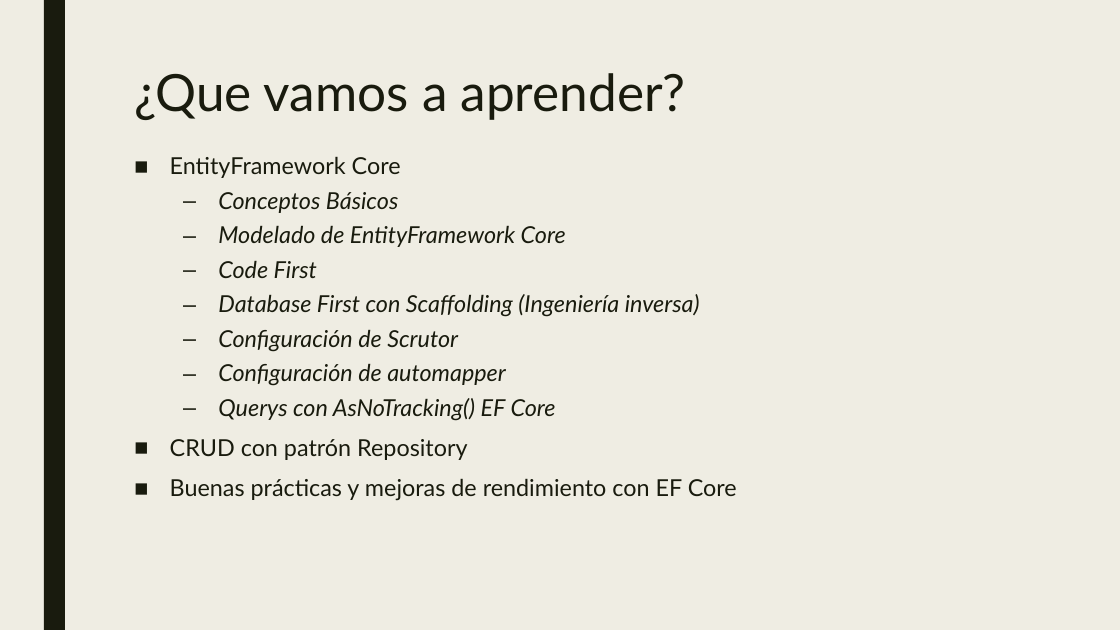
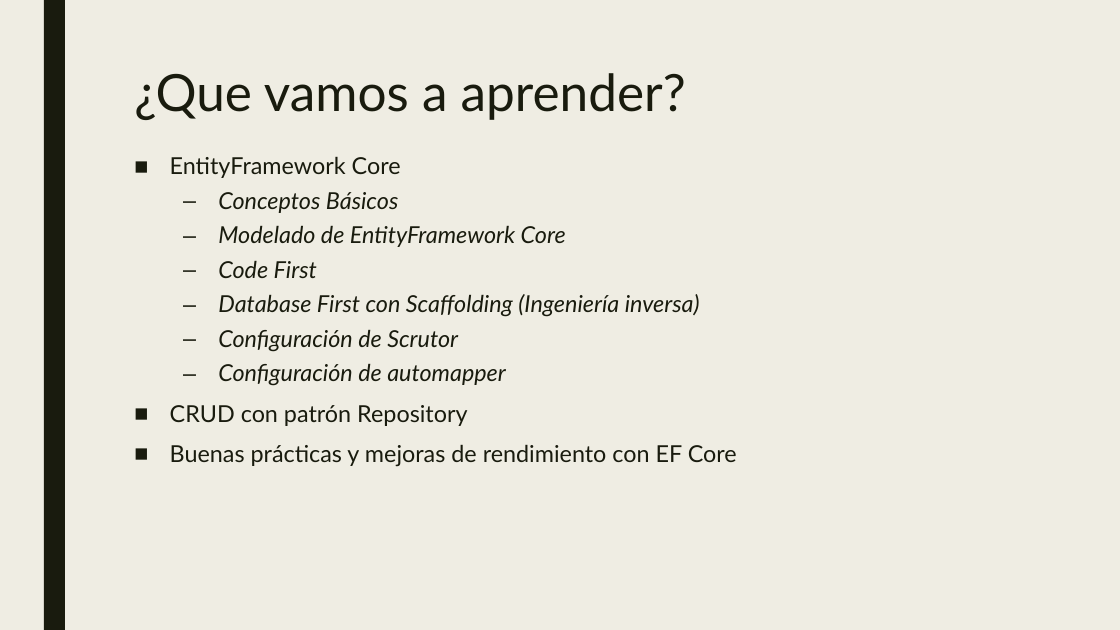
Before and after one commit to dadjh85/Demo5-Curso-.NetCore3.1, a slide deck: slide 2 of doc/Demo5- Curso .NET Core.pptx. Drawn at 1120x630 pixels with LibreOffice and Linux fonts; fonts in the diff are those of the drawing. Boxes give left, top, right and bottom in pixels: in the first picture for what was removed or moved away, otherwise in the second. Text is boxed around its words. In the diff, an @@ line names an element or a change of style, - is before the commit and + after.

Commit message:
* Update readme and pptx

```diff
--- a/doc/Demo5- Curso .NET Core.pptx
+++ b/doc/Demo5- Curso .NET Core.pptx
@@ text at <box>218,398,556,421</box>: paragraph removed @@
-  – Querys con AsNoTracking() EF Core
```
Also in this commit, not shown: 2 other files.
